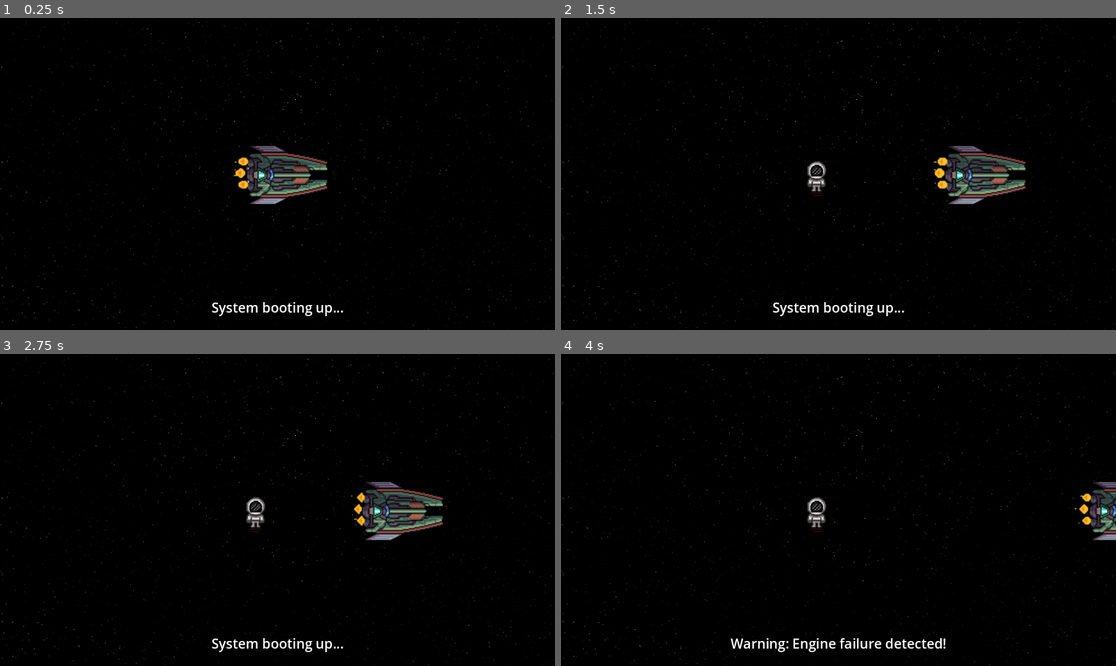
Above: before the commit, frames 1-4 (two rows, left to right).
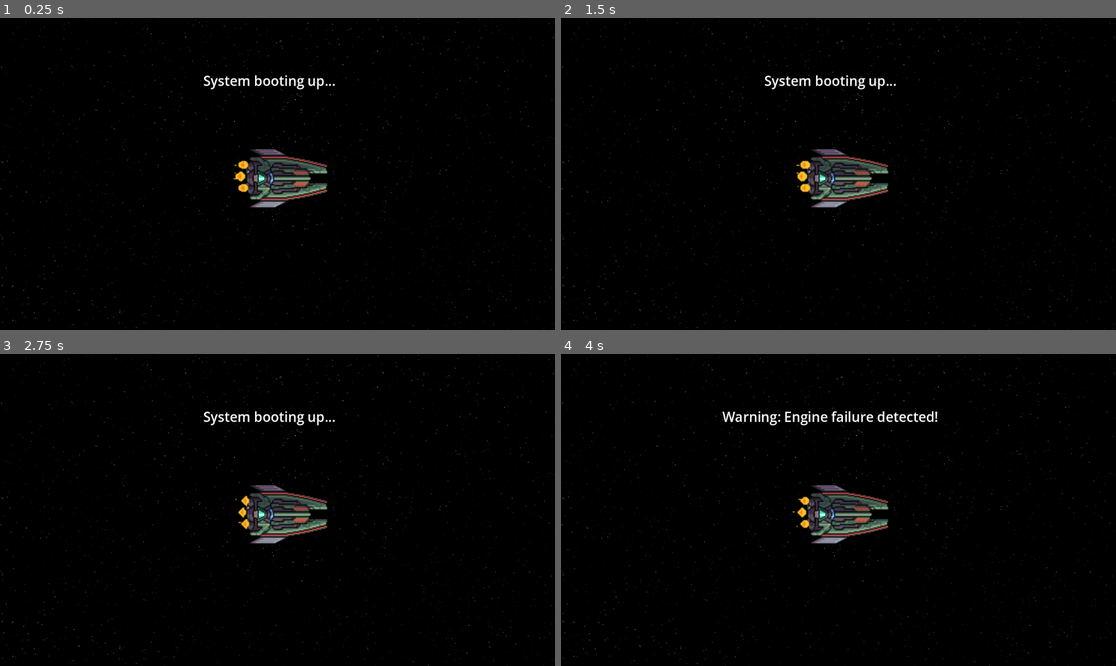
Above: after the commit, the same moments.

Repository: KalinduSE/-Final-Orbit
Game: Godot game, scene res://Scenes/space.tscn
The game is run twice, just before and just after one commit, with the same random seed, the same clock (stepped at 60 frames per second) and the same inputs.
Inputs:
- Up to frame 1 (0.25 s): no input
- Up to frame 2 (1.5 s): tap Enter (ui_accept) at 0.5, 0.77 s; hold Right (ui_right) from 0.53 s (still down)
- Up to frame 3 (2.75 s): tap Enter (ui_accept) at 1.52 s; release Right (ui_right) at 2.03 s; hold Left (ui_left) from 2.03 s (still down)
- Up to frame 4 (4 s): release Left (ui_left) at 2.78 s; hold Right (ui_right) from 2.78 s (still down); tap Enter (ui_accept) at 3.02, 3.77 s

The runs differ from the first frame. In frame 1, 2.7% of the frame differs, in the area x 36-62%, y 18-96%; in frame 2, 4.6%, in the area x 36-84%, y 18-96%; in frame 3, 4.5%; in frame 4, 4.0%.

Commit message:
Final without errors

Diff:
--- /dev/null
+++ b/final-orbit/Scenes/space.gd
@@ -0,0 +1,61 @@
+extends Node2D
+
+@onready var player: CharacterBody2D = $player
+@onready var input_blocker =$UI/InputBlocker
+@onready var choice_screen = $UI/ChoiceScreen
+@onready var dialogue_label: Label =$UI/DialogueLabel
+@onready var timer_label: Label = $UI/TimerLabel
+@onready var decision_timer: Timer =$UI/DecisionTimer
+
+var time_left = 10
+var choice_made = false
+
+func _ready() -> void:
+	player.is_disabled = true
+	choice_screen.visible = false
+	timer_label.visible = false
+
+	await get_tree().create_timer(10.0).timeout
+
+	player.is_disabled = false
+	choice_screen.visible = true
+	timer_label.visible = true
+	time_left = 10
+	timer_label.text = str(time_left)
+	choice_made = false
+
+	decision_timer.wait_time = 1.0
+	decision_timer.one_shot = false
+	decision_timer.autostart = false
+	decision_timer.connect("timeout", Callable(self, "_on_timer_tick"))
+	decision_timer.start()
+
+	choice_screen.get_node("%Save your friend").connect("pressed", Callable(self, "_on_save_your_friend_pressed"))
+	choice_screen.get_node("%Save the Earth").connect("pressed", Callable(self, "_on_save_the_earth_pressed"))
+
+func _on_timer_tick() -> void:
+	time_left -= 1
+	timer_label.text = str(time_left)
+
+	if time_left <= 0 and not choice_made:
+		decision_timer.stop()
+		choice_screen.visible = false
+		timer_label.visible = false
+		print("Time's up! Game Over.")
+		_fail_game()
+
+func _on_save_your_friend_pressed() -> void:
+	choice_made = true
+	decision_timer.stop()
+	print("Save your friend pressed")
+	# Add your save friend logic here
+
+func _on_save_the_earth_pressed() -> void:
+	choice_made = true
+	decision_timer.stop()
+	print("Save the Earth pressed")
+	# Add your save the Earth logic here
+
+func _fail_game() -> void:
+	print("Game Over logic triggered.")
+	# Add your game-over handling here (e.g., go to game over scene)
--- a/final-orbit/Scenes/space.tscn
+++ b/final-orbit/Scenes/space.tscn
@@ -1,10 +1,11 @@
-[gd_scene load_steps=19 format=3 uid="uid://b624pko3d7g0h"]
+[gd_scene load_steps=21 format=3 uid="uid://b624pko3d7g0h"]
 
 [ext_resource type="PackedScene" uid="uid://dt0llnyw1j001" path="res://player.tscn" id="1_0ll74"]
 [ext_resource type="Texture2D" uid="uid://c50gu8tajoqnr" path="res://Nairan/Starfield_01-1024x1024.png" id="1_p3ued"]
+[ext_resource type="Script" uid="uid://b78nqj7twr0cs" path="res://Scenes/space.gd" id="1_uqc4w"]
 [ext_resource type="Texture2D" uid="uid://ct5hgqv3wdoqn" path="res://Nairan/space man.png" id="2_1fjq1"]
 [ext_resource type="Texture2D" uid="uid://dvfojftrd2bu4" path="res://Nairan/Purple Planet.png" id="3_2fo43"]
-[ext_resource type="Script" uid="uid://b0fwm0uos2kyn" path="res://Scenes/spaceman.gd" id="3_kqa63"]
+[ext_resource type="Script" path="res://Scenes/spaceman.gd" id="3_kqa63"]
 [ext_resource type="Script" uid="uid://cx1xiqv87o30u" path="res://Scenes/static_body_2d.gd" id="4_bj3u6"]
 [ext_resource type="Script" uid="uid://bggcudkbi1ovd" path="res://Scenes/collision_shape_2d.gd" id="4_wnfdr"]
 [ext_resource type="Script" uid="uid://dv8bihifup7pu" path="res://Scenes/ui.gd" id="6_va77k"]
@@ -48,7 +49,7 @@
 "texture": SubResource("AtlasTexture_6umj4")
 }],
 "loop": true,
-"name": &"default",
+"name": &"run",
 "speed": 5.0
 }]
 
@@ -64,7 +65,14 @@
 [sub_resource type="RectangleShape2D" id="RectangleShape2D_va77k"]
 size = Vector2(1152, 20)
 
-[node name="Space" type="Node2D"]
+[sub_resource type="GDScript" id="GDScript_kqa63"]
+script/source = "extends Button
+"
+
+[node name="Space" type="Node2D" node_paths=PackedStringArray("player")]
+script = ExtResource("1_uqc4w")
+player = NodePath("player")
+metadata/_edit_horizontal_guides_ = [39.0]
 
 [node name="background" type="Sprite2D" parent="."]
 position = Vector2(625, 175.5)
@@ -75,7 +83,7 @@
 position = Vector2(528.00006, 335.17645)
 scale = Vector2(0.34705877, 0.34705877)
 sprite_frames = SubResource("SpriteFrames_xfpl3")
-frame_progress = 0.82925475
+animation = &"run"
 script = ExtResource("3_kqa63")
 
 [node name="TileMap" type="TileMap" parent="."]
@@ -108,11 +116,51 @@
 anchor_top = 1.0
 anchor_right = 0.5
 anchor_bottom = 1.0
-offset_left = -20.0
-offset_top = -50.0
-offset_right = 20.0
-offset_bottom = -27.0
+offset_left = -37.0
+offset_top = -537.0
+offset_right = 3.0
+offset_bottom = -498.0
 grow_horizontal = 2
 grow_vertical = 0
 theme_type_variation = &"HeaderLarge"
 text = "\" \""
+
+[node name="ChoiceScreen" type="Control" parent="UI"]
+layout_mode = 3
+anchors_preset = 0
+offset_left = 540.0
+offset_top = 436.0
+offset_right = 580.0
+offset_bottom = 476.0
+
+[node name="Save your friend" type="Button" parent="UI/ChoiceScreen"]
+layout_mode = 0
+offset_left = -264.0
+offset_top = 44.0
+offset_right = -121.0
+offset_bottom = 75.0
+scale = Vector2(2, 2)
+text = "Save Yoiur Friend"
+script = SubResource("GDScript_kqa63")
+
+[node name="Save the Earth" type="Button" parent="UI/ChoiceScreen"]
+layout_mode = 0
+offset_left = 155.0
+offset_top = 44.0
+offset_right = 278.0
+offset_bottom = 75.0
+scale = Vector2(2, 2)
+text = "Save The Earth"
+
+[node name="InputBlocker" type="Control" parent="UI"]
+visible = false
+layout_mode = 3
+anchor_bottom = 1.0
+offset_right = 40.0
+offset_bottom = 40.0
+
+[node name="DecisionTimer" type="Timer" parent="UI"]
+
+[node name="TimerLabel" type="Label" parent="UI"]
+offset_right = 40.0
+offset_bottom = 23.0
--- a/final-orbit/Scenes/static_body_2d.gd
+++ b/final-orbit/Scenes/static_body_2d.gd
@@ -3,5 +3,5 @@
 @onready var collision = $CollisionShape2D
 
 func _ready():
-	await get_tree().create_timer(10.0).timeout
+	await get_tree().create_timer(20.0).timeout
 	collision.queue_free()
--- a/final-orbit/Scripts/player.gd
+++ b/final-orbit/Scripts/player.gd
@@ -4,9 +4,14 @@
 const SPEED = 300.0
 const JUMP_VELOCITY = -400.0
 
+var is_disabled : bool = false
+
 
 func _physics_process(delta: float) -> void:
 	# Add the gravity.
+	if is_disabled:
+		return
+
 	if not is_on_floor():
 		velocity += get_gravity() * delta
 
Not shown, added: final-orbit/Scenes/space.gd.uid
